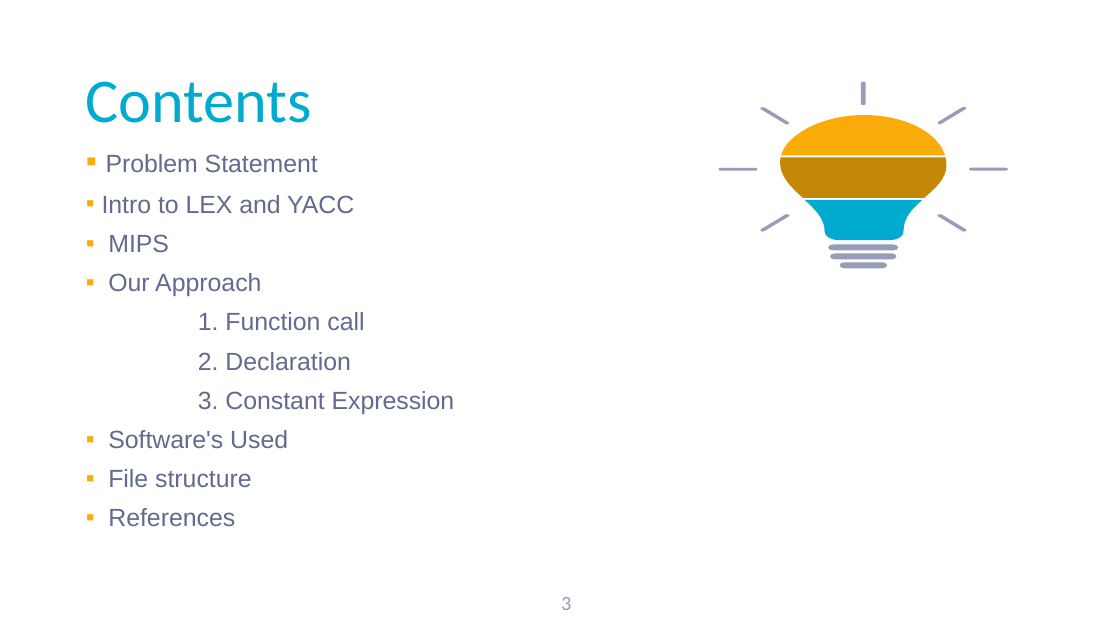
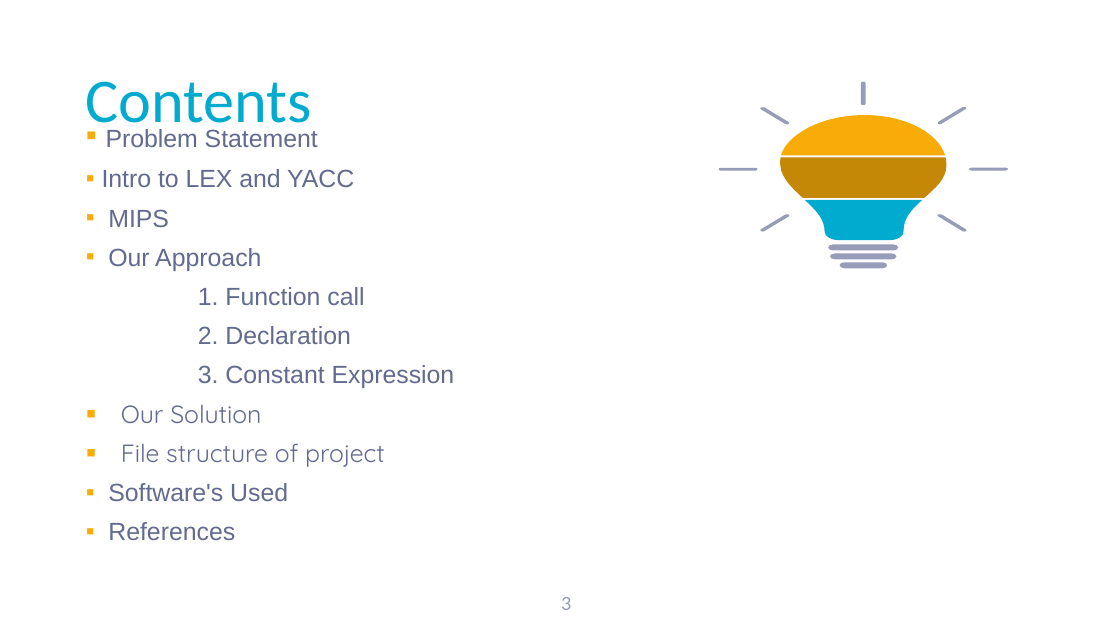
Before and after one commit to VIKAS-SAO/CSE1_group2_compiler_design, a slide deck: slide 3 of CD_ppt_group_2_CSE_1.pptx. Drawn at 1120x630 pixels with LibreOffice and Linux fonts; fonts in the diff are those of the drawing; background and template pictures are left out. Boxes give left, top, right and bottom in pixels: in the first picture for what was removed or moved away, otherwise in the second. Text is boxed around its words. In the diff, an @@ line names an element or a change of style, - is before the commit and + after.

```diff
--- a/CD_ppt_group_2_CSE_1.pptx
+++ b/CD_ppt_group_2_CSE_1.pptx
@@ subtitle "Problem Statement": place and size @@
-subtitle "Problem Statement" at [102, 154, 455, 526]
+subtitle "Problem Statement" at [102, 129, 455, 540]
@@ subtitle at [121, 405, 385, 467]: paragraphs added @@
+▪ Our Solution
+▪ File structure of project
@@ subtitle at [108, 469, 251, 487]: paragraph removed @@
-▪ File structure
```
Also in this commit, not shown: 1 other slide changed.
